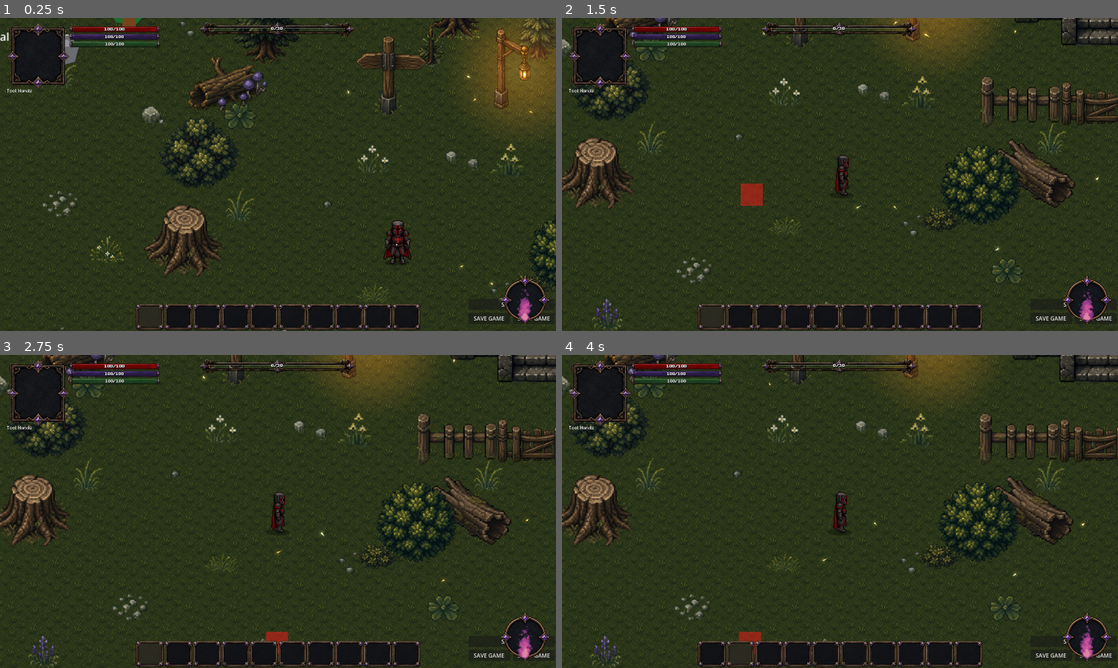
Above: before the commit, frames 1-4 (two rows, left to right).
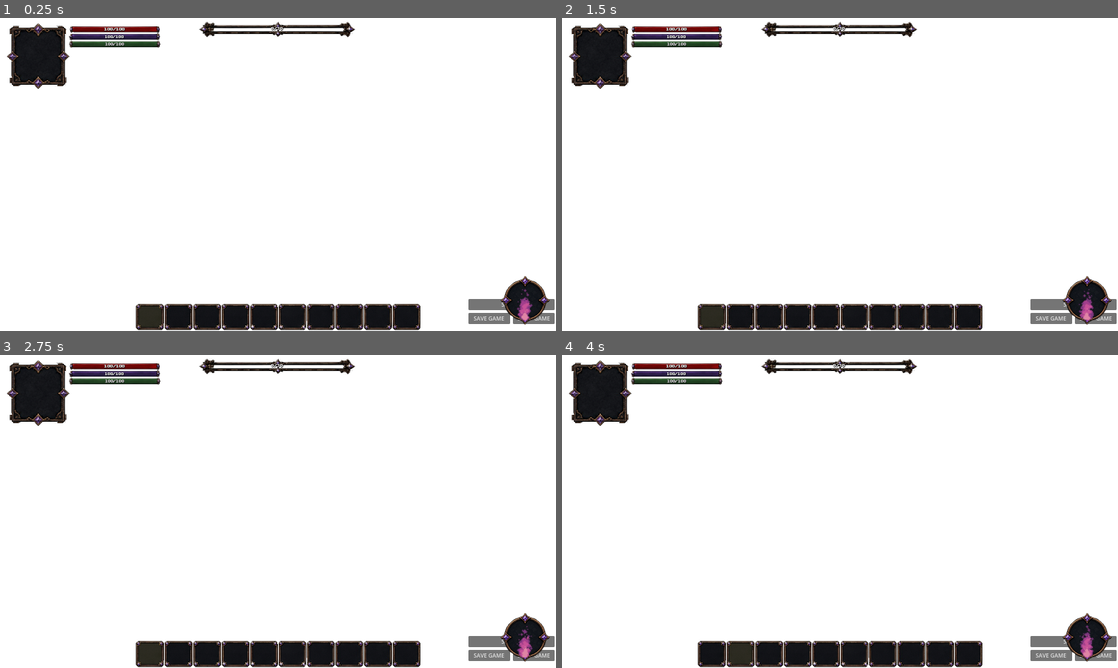
Above: after the commit, the same moments.

Repository: ramonsamagaio/Oathwake-Main
Game: Godot game, scene res://scenes/game/Game.tscn
Same seed, same stepped clock (60 frames per second), same inputs: the game is played once before the commit and once after it. This scene is started directly instead of the project's main scene.
Inputs (mouse positions are in pixels of both pictures, inside the frame that each line leads up to):
- Up to frame 1 (0.25 s): no input
- Up to frame 2 (1.5 s): tap Enter at 0.5 s; move the mouse to (962, 158) at 0.52 s; hold D 0.53-1.25 s; tap B at 0.6 s; click (962, 158) at 0.67 s; tap Space at 0.77 s; drag from (728, 190) to (812, 237) at 1.27 s
- Up to frame 3 (2.75 s): click (278, 652) at 2 s
- Up to frame 4 (4 s): click (712, 652) at 2.75 s; click (739, 652) at 3.5 s

The runs differ from the first frame. In frame 1, 92% of the frame differs, in the area x 0-100%, y 0-100%; in frame 2, 92%; in frame 3, 92%; in frame 4, 92%.

Commit message:
Attach visible screen shader stack to shared player scene

Diff:
--- a/scenes/Player.tscn
+++ b/scenes/Player.tscn
@@ -1,7 +1,8 @@
 [gd_scene format=3 uid="uid://ocffh2angc1c"]
 
-[ext_resource type="Script" path="res://scripts/player/PlayerEnhanced.gd" id="1_player_script"]
+[ext_resource type="Script" path="res://scripts/player/PlayerShaderSuite.gd" id="1_player_script"]
 [ext_resource type="Script" uid="uid://dmhcm7eaub50u" path="res://scripts/camera/CameraShake2D.gd" id="2_camera_shake_script"]
+[ext_resource type="PackedScene" path="res://scenes/effects/ScreenEffects.tscn" id="3_screen_effects"]
 
 [sub_resource type="SpriteFrames" id="SpriteFrames_empty"]
 
@@ -35,3 +36,5 @@
 position_smoothing_enabled = true
 position_smoothing_speed = 6.0
 script = ExtResource("2_camera_shake_script")
+
+[node name="ScreenEffects" parent="." instance=ExtResource("3_screen_effects")]
